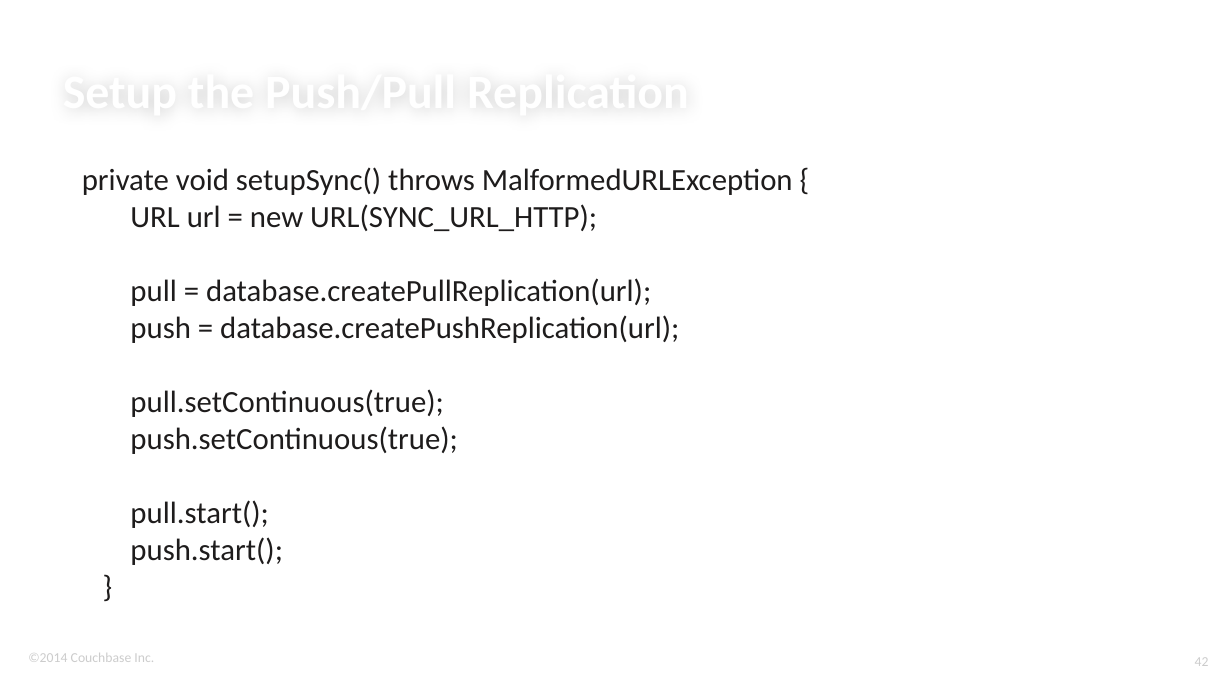
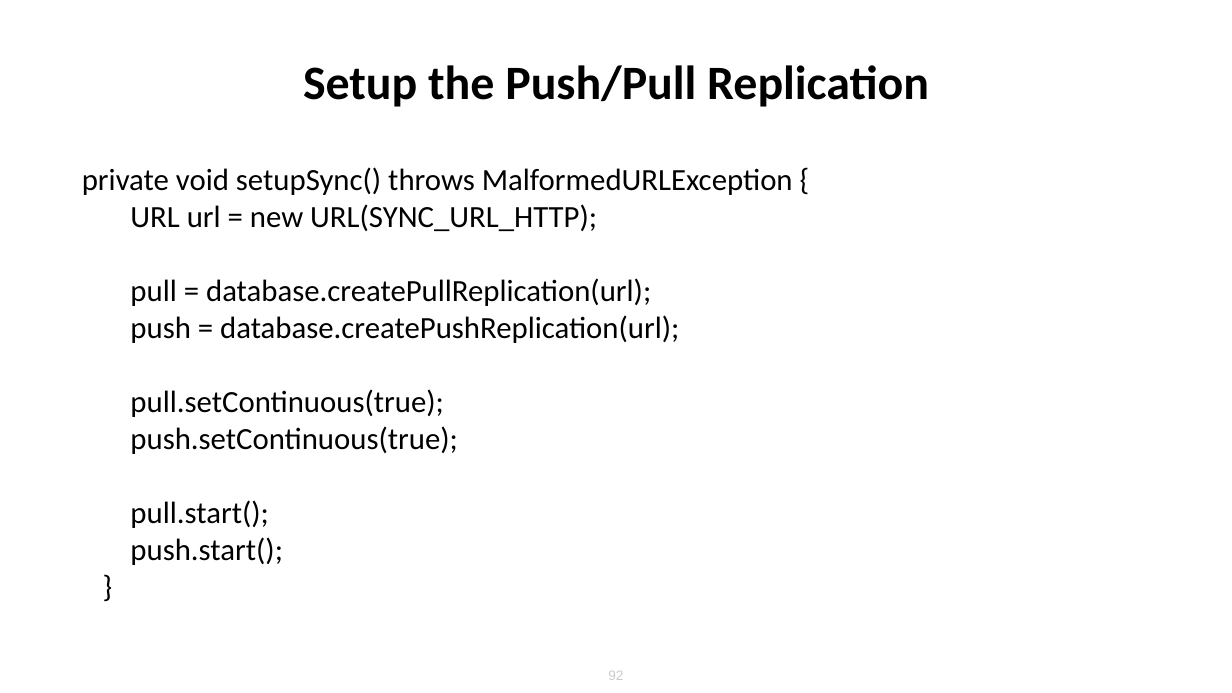
Before and after one commit to ldoguin/couchbase-mobile-android-workshop, a slide deck: slide 92 of AndroidWorkshopMasterDetailFlow.pptx (slide 42 before the commit). Drawn at 1232x693 pixels with LibreOffice and Linux fonts; fonts in the diff are those of the drawing; background and template pictures are left out. Boxes give left, top, right and bottom in pixels: in the first picture for what was removed or moved away, otherwise in the second. Text is boxed around its words. In the diff, an @@ line names an element or a change of style, - is before the commit and + after.

```diff
--- a/AndroidWorkshopMasterDetailFlow.pptx
+++ b/AndroidWorkshopMasterDetailFlow.pptx
@@ title "Setup the Push/Pull Replication": place and size @@
-title "Setup the Push/Pull Replication" at bbox=[63, 2, 1141, 118]
+title "Setup the Push/Pull Replication" at bbox=[303, 65, 929, 107]
@@ title "Setup the Push/Pull Replication" at bbox=[303, 65, 929, 107]: text colour #FFFFFF to #000000; alignment left to centre; vertical alignment bottom to middle @@
@@ text "private void setupSync() throws MalformedURLException ..." at bbox=[82, 167, 793, 565]: text colour #1E1C1C to #000000 @@
@@ text removed at bbox=[28, 653, 154, 662] @@
-©2014 Couchbase Inc.
@@ page number removed at bbox=[1195, 657, 1209, 666] @@
-42
@@ page number added at bbox=[608, 671, 623, 680], 8 pt, text #CCCCCC @@
+92
```
Also in this commit, not shown: 27 other slides changed, 58 slides added, 8 slides removed.
